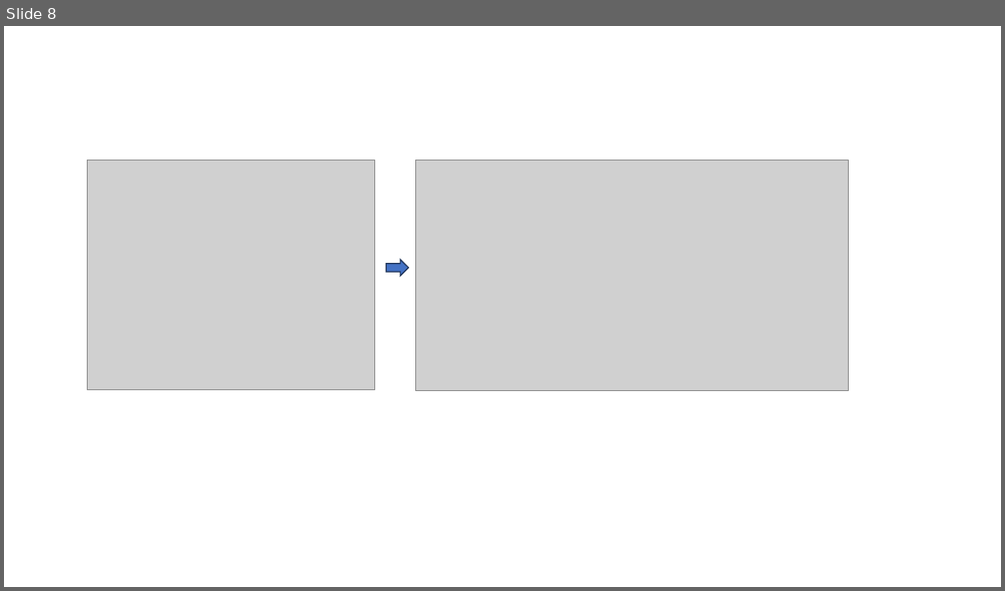
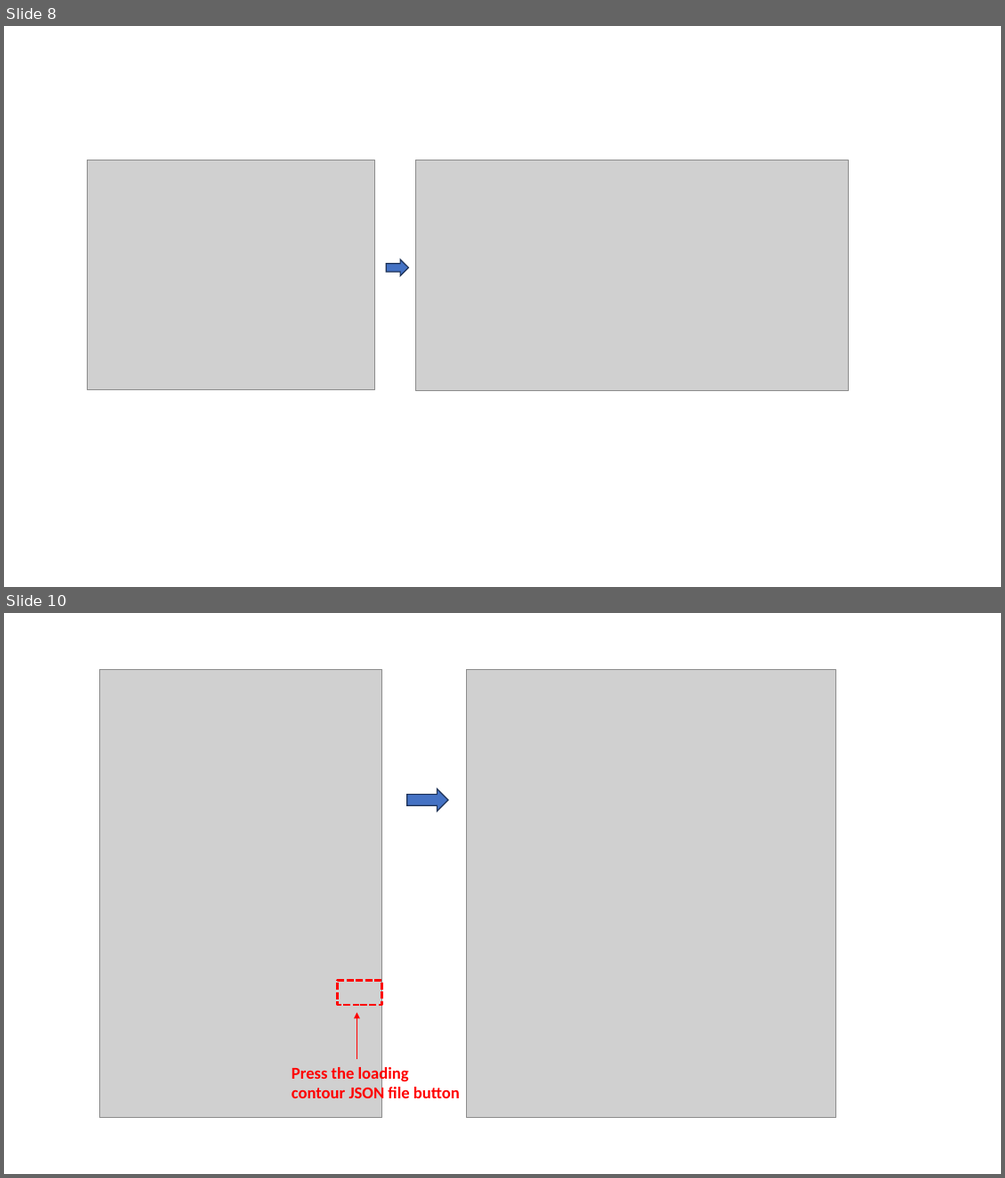
Before and after one commit to LiuYuancheng/DJI_Tello_Ctrl, a slide deck: doc/designDoc.pptx. Shown one above the other, each under a label of ours: slide 8 before the commit, slides 8 and 10 after it; the slides between them are not shown. The pictures are 1005x591 and 1005x1178 pixels, drawn with LibreOffice and Linux fonts; fonts in the diff are those of the drawing; grey boxes stand for pictures. Boxes give left, top, right and bottom in pixels: in the first picture for what was removed or moved away, otherwise in the second. Text is boxed around its words. In the diff, an @@ line names an element or a change of style, - is before the commit and + after.

```diff
--- a/doc/designDoc.pptx
+++ b/doc/designDoc.pptx
@@ slide 10 added at <box>4,613,1001,1174</box>, background #FFFFFF @@
@@ picture added at <box>100,670,381,1117</box> @@
@@ picture added at <box>466,670,836,1117</box> @@
@@ right arrow added at <box>407,788,448,811</box>, fill #4472C4, outline #1E3256 1 pt @@
@@ rectangle added at <box>338,981,381,1005</box>, outline #FF0000 2.25 pt dashed @@
@@ arrow added from (357, 1059) to (357, 1013), #FF0000 1.5 pt @@
@@ text added at <box>291,1065,460,1103</box>, 16 pt, text #FF0000, bold @@
+Press the loading contour JSON file button
```
Also in this commit, not shown: 2 other slides added, 5 other files.
